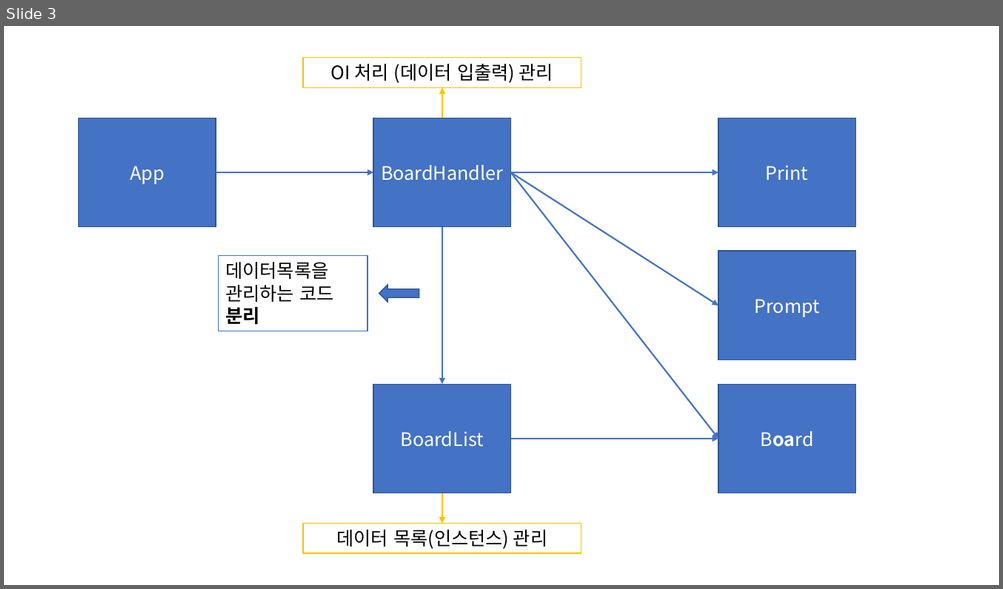
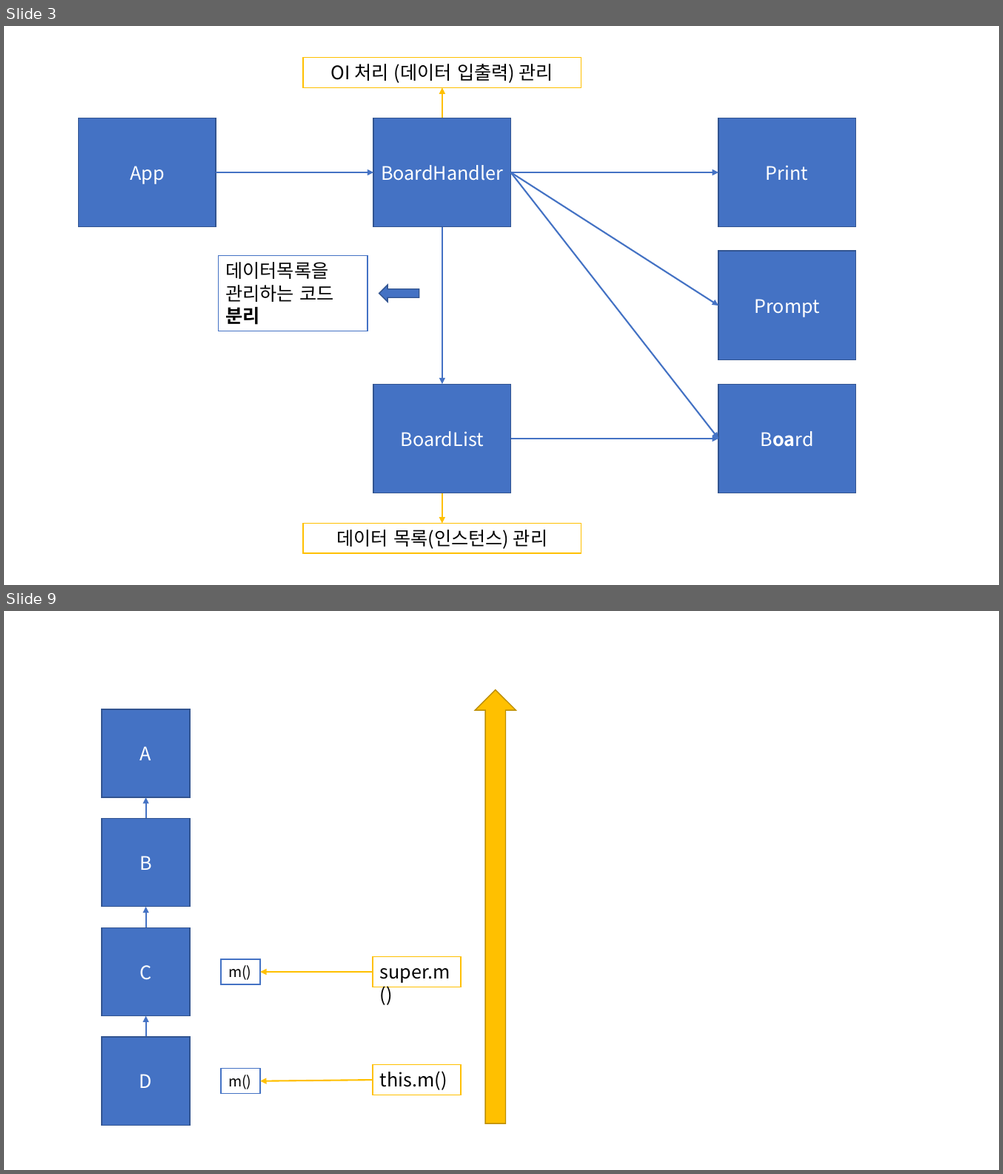
Before and after one commit to Dingadung/2022-study-workspace, a slide deck: study-note/자바/2022-07-22 내용정리.pptx. Shown one above the other, each under a label of ours: slide 3 before the commit, slides 3 and 9 after it; the slides between them are not shown. The pictures are 1003x589 and 1003x1174 pixels, drawn with LibreOffice and Linux fonts; fonts in the diff are those of the drawing. Boxes give left, top, right and bottom in pixels: in the first picture for what was removed or moved away, otherwise in the second. Text is boxed around its words. In the diff, an @@ line names an element or a change of style, - is before the commit and + after.

```diff
--- a/study-note/자바/2022-07-22 내용정리.pptx
+++ b/study-note/자바/2022-07-22 내용정리.pptx
@@ slide 9 added at (4, 611, 999, 1170), background #FFFFFF @@
@@ up arrow added at (475, 690, 516, 1125), fill #FFC000, outline #BD8E00 1 pt @@
@@ rectangle added at (102, 709, 190, 797), fill #4472C4, outline #325491 1 pt, 18 pt, text #FFFFFF @@
+A
@@ arrow added from (146, 819) to (146, 797), #4472C4 1.5 pt @@
@@ rectangle added at (102, 819, 190, 907), fill #4472C4, outline #325491 1 pt, 18 pt, text #FFFFFF @@
+B
@@ arrow added from (146, 928) to (146, 907), #4472C4 1.5 pt @@
@@ rectangle added at (102, 928, 190, 1016), fill #4472C4, outline #325491 1 pt, 18 pt, text #FFFFFF @@
+C
@@ rectangle added at (221, 960, 261, 985), fill #FFFFFF, outline #4472C4 1 pt, 14 pt, text #000000 @@
+m()
@@ rectangle added at (373, 957, 461, 987), fill #FFFFFF, outline #FFC000 1 pt, 18 pt, text #000000 @@
+super.m()
@@ arrow added from (373, 972) to (260, 972), #FFC000 1.5 pt @@
@@ arrow added from (146, 1038) to (146, 1016), #4472C4 1.5 pt @@
@@ rectangle added at (102, 1038, 190, 1126), fill #4472C4, outline #325491 1 pt, 18 pt, text #FFFFFF @@
+D
@@ rectangle added at (221, 1069, 261, 1094), fill #FFFFFF, outline #4472C4 1 pt, 14 pt, text #000000 @@
+m()
@@ rectangle added at (373, 1065, 461, 1095), fill #FFFFFF, outline #FFC000 1 pt, 18 pt, text #000000 @@
+this.m()
@@ arrow added from (373, 1080) to (260, 1082), #FFC000 1.5 pt @@
```
Also in this commit, not shown: 5 other slides added.
